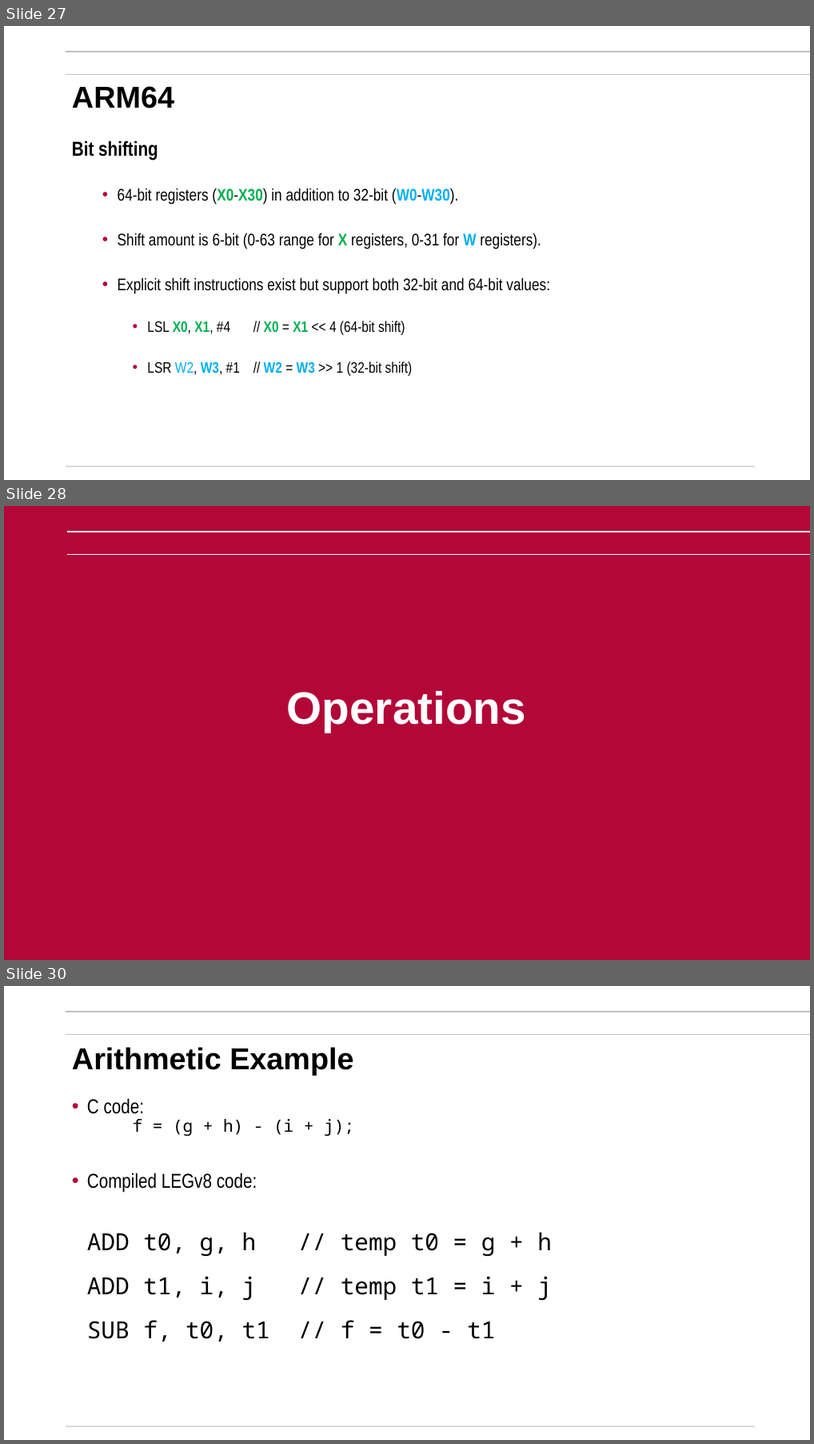
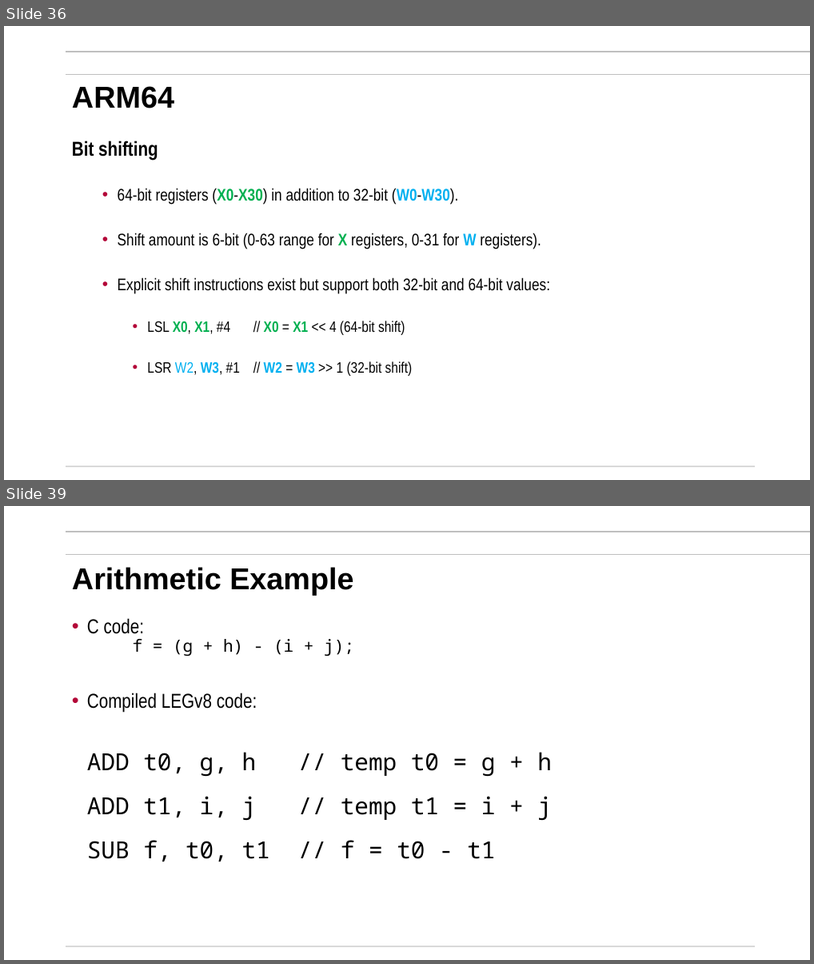
Before and after one commit to mikegrace2/CSEN20-Fall2026-Course-Website, a slide deck: Week10_64bitArmAndFinalPrep/ARM64Bit_V4.pptx. Shown one above the other, each under a label of ours: slides 27, 28 and 30 before the commit, slides 36 and 39 after it; the slides between them are not shown. The pictures are 814x1444 and 814x964 pixels, drawn with LibreOffice and Linux fonts; fonts in the diff are those of the drawing; background and template pictures are left out. Boxes give left, top, right and bottom in pixels: in the first picture for what was removed or moved away, otherwise in the second. Text is boxed around its words. In the diff, an @@ line names an element or a change of style, - is before the commit and + after.

```diff
--- a/Week10_64bitArmAndFinalPrep/ARM64Bit_V4.pptx
+++ b/Week10_64bitArmAndFinalPrep/ARM64Bit_V4.pptx
@@ slide 28 removed at [4,506,810,960], background #B30738 @@
@@ line removed from (67, 532) to (810, 532) @@
@@ line removed from (67, 554) to (810, 554) @@
@@ title removed at [287,691,526,732] @@
-Operations
@@ what was slide 27 is now slide 36 @@
@@ what was slide 30 is now slide 39 @@
```
Also in this commit, not shown: 10 slides changed, 12 slides added.
